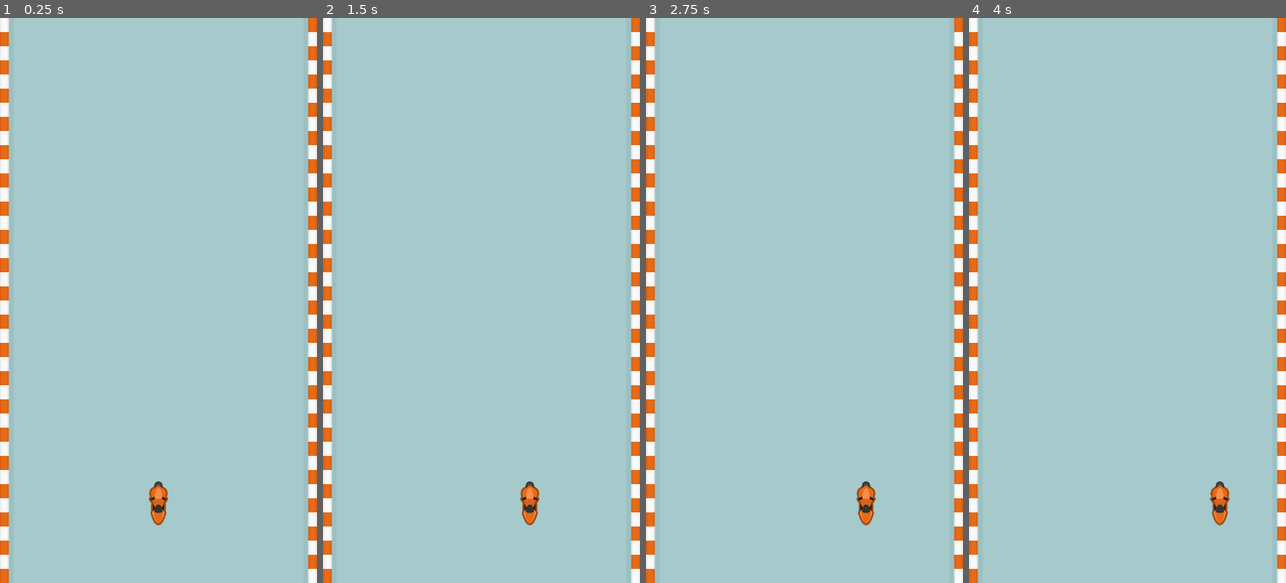
Above: before the commit, frames 1-4 (left to right).
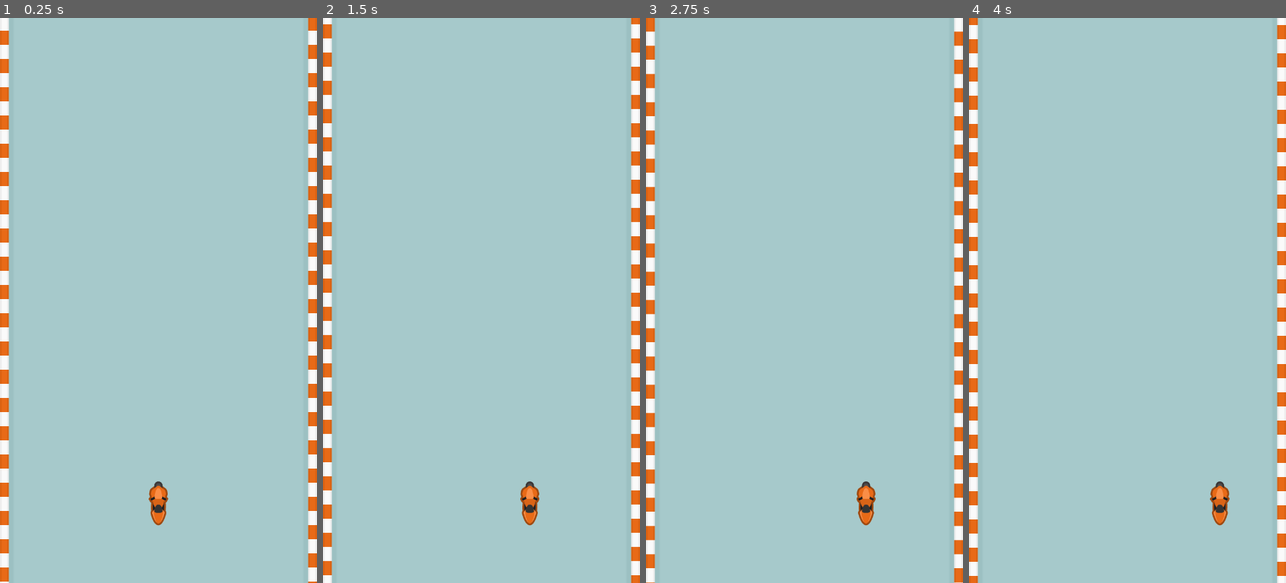
Above: after the commit, the same moments.

Repository: ghlin-daniel/MotoRacer-Godot
Game: Godot game, scene res://main.tscn
The game is run twice, just before and just after one commit, with the same random seed, the same clock (stepped at 60 frames per second) and the same inputs.
Inputs:
- Up to frame 1 (0.25 s): no input
- Up to frame 2 (1.5 s): hold Right (move_right) 0.53-1.28 s; hold Left (move_left) from 1.28 s (still down)
- Up to frame 3 (2.75 s): release Left (move_left) at 2.03 s; hold Right (move_right) from 2.03 s (still down)
- Up to frame 4 (4 s): release Right (move_right) at 3.53 s; hold Left (move_left) from 3.53 s (still down)

The runs differ from the first frame. In frame 1, 0.6% of the frame differs, in the area x 0-100%, y 2-100%; in frame 2, 3.2%; in frame 3, 5.7%, in the area x 0-100%, y 0-100%; in frame 4, 2.9%.

Commit message:
Added scrolling background

Diff:
--- /dev/null
+++ b/background.gd
@@ -0,0 +1,4 @@
+extends ParallaxBackground
+
+func _process(delta: float):
+	scroll_base_offset -= Vector2(0, -500) * delta
--- /dev/null
+++ b/background.tscn
@@ -0,0 +1,18 @@
+[gd_scene load_steps=3 format=3 uid="uid://7u440rvnfuf6"]
+
+[ext_resource type="Script" path="res://background.gd" id="1_ko8lu"]
+[ext_resource type="Texture2D" uid="uid://urovqam5vkju" path="res://road.png" id="1_sk43t"]
+
+[node name="Background" type="ParallaxBackground"]
+script = ExtResource("1_ko8lu")
+
+[node name="Road" type="ParallaxLayer" parent="."]
+motion_mirroring = Vector2(0, 1280)
+
+[node name="Road" type="NinePatchRect" parent="Road"]
+offset_right = 720.0
+offset_bottom = 1280.0
+texture = ExtResource("1_sk43t")
+patch_margin_left = 30
+patch_margin_right = 30
+axis_stretch_vertical = 1
--- a/main.tscn
+++ b/main.tscn
@@ -1,19 +1,13 @@
 [gd_scene load_steps=4 format=3 uid="uid://btlrkhh8wrsej"]
 
 [ext_resource type="Script" path="res://main.gd" id="1_4qymw"]
-[ext_resource type="Texture2D" uid="uid://urovqam5vkju" path="res://road.png" id="1_w0ynn"]
+[ext_resource type="PackedScene" uid="uid://7u440rvnfuf6" path="res://background.tscn" id="2_q28r8"]
 [ext_resource type="PackedScene" uid="uid://uqc37ypnqu74" path="res://racer.tscn" id="3_slo32"]
 
 [node name="Main" type="Node"]
 script = ExtResource("1_4qymw")
 
-[node name="NinePatchRect" type="NinePatchRect" parent="."]
-offset_right = 720.0
-offset_bottom = 1280.0
-texture = ExtResource("1_w0ynn")
-patch_margin_left = 30
-patch_margin_right = 30
-axis_stretch_vertical = 1
+[node name="Background" parent="." instance=ExtResource("2_q28r8")]
 
 [node name="Racer" parent="." instance=ExtResource("3_slo32")]
 
